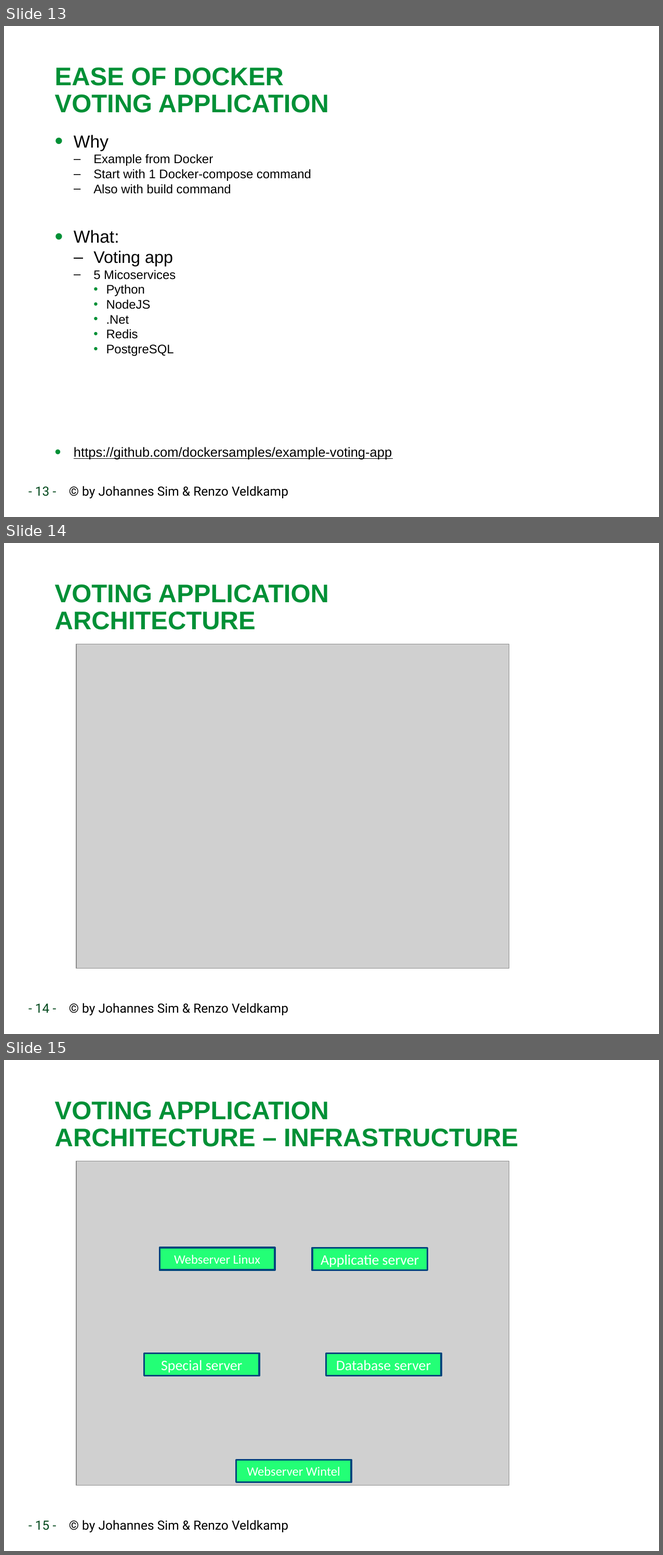
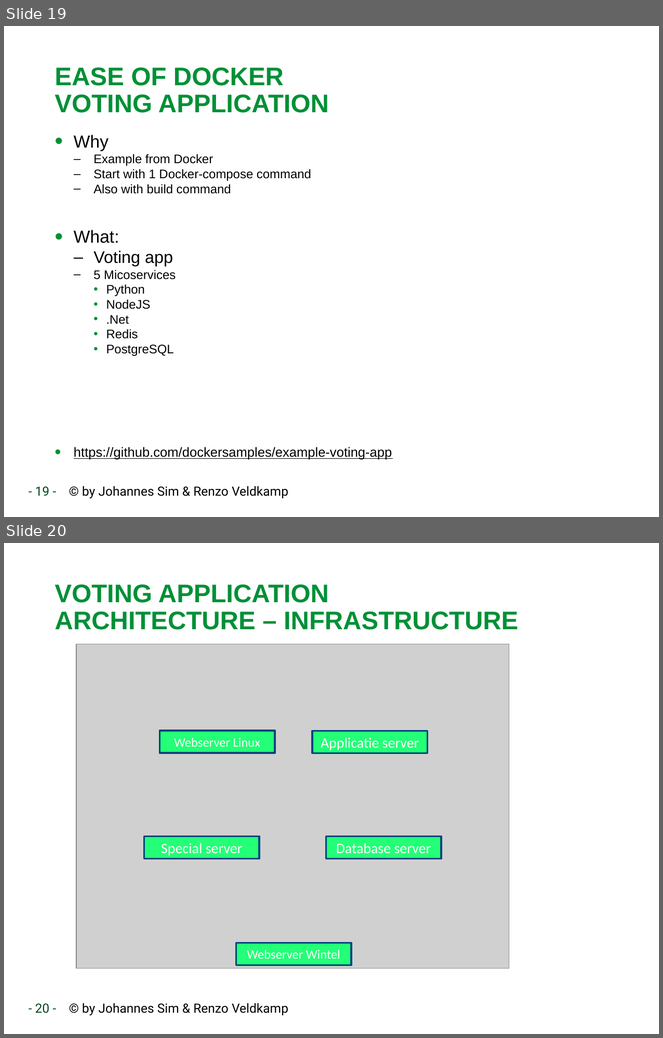
Before and after one commit to RenzoVeldkamp/MicroContainer, a slide deck: Presentatie/Docker102.pptx. Shown one above the other, each under a label of ours: slides 13, 14 and 15 before the commit, slides 19 and 20 after it. The pictures are 663x1555 and 663x1038 pixels, drawn with LibreOffice and Linux fonts; fonts in the diff are those of the drawing; grey boxes stand for pictures; background and template pictures are left out. Boxes give left, top, right and bottom in pixels: in the first picture for what was removed or moved away, otherwise in the second. Text is boxed around its words. In the diff, an @@ line names an element or a change of style, - is before the commit and + after.

```diff
--- a/Presentatie/Docker102.pptx
+++ b/Presentatie/Docker102.pptx
@@ slide 14 removed at (4, 543, 659, 1034), background #FFFFFF; not listed: 1 template element that a slide beside it also shows @@
@@ title removed at (55, 584, 329, 630) @@
-VOTING APPLICATION
-ARCHITECTURE
@@ picture removed at (76, 644, 509, 968) @@
@@ what was slide 13 is now slide 19 @@
@@ text at (35, 486, 288, 499): text changed @@
-- 13 - © by Johannes Sim & Renzo Veldkamp
+- 19 - © by Johannes Sim & Renzo Veldkamp
@@ what was slide 15 is now slide 20 @@
@@ text at (35, 1003, 288, 1016): text changed @@
-- 15 - © by Johannes Sim & Renzo Veldkamp
+- 20 - © by Johannes Sim & Renzo Veldkamp
```
Also in this commit, not shown: 3 slides changed, 2 slides added, 3 other slides removed, 1 other file.
